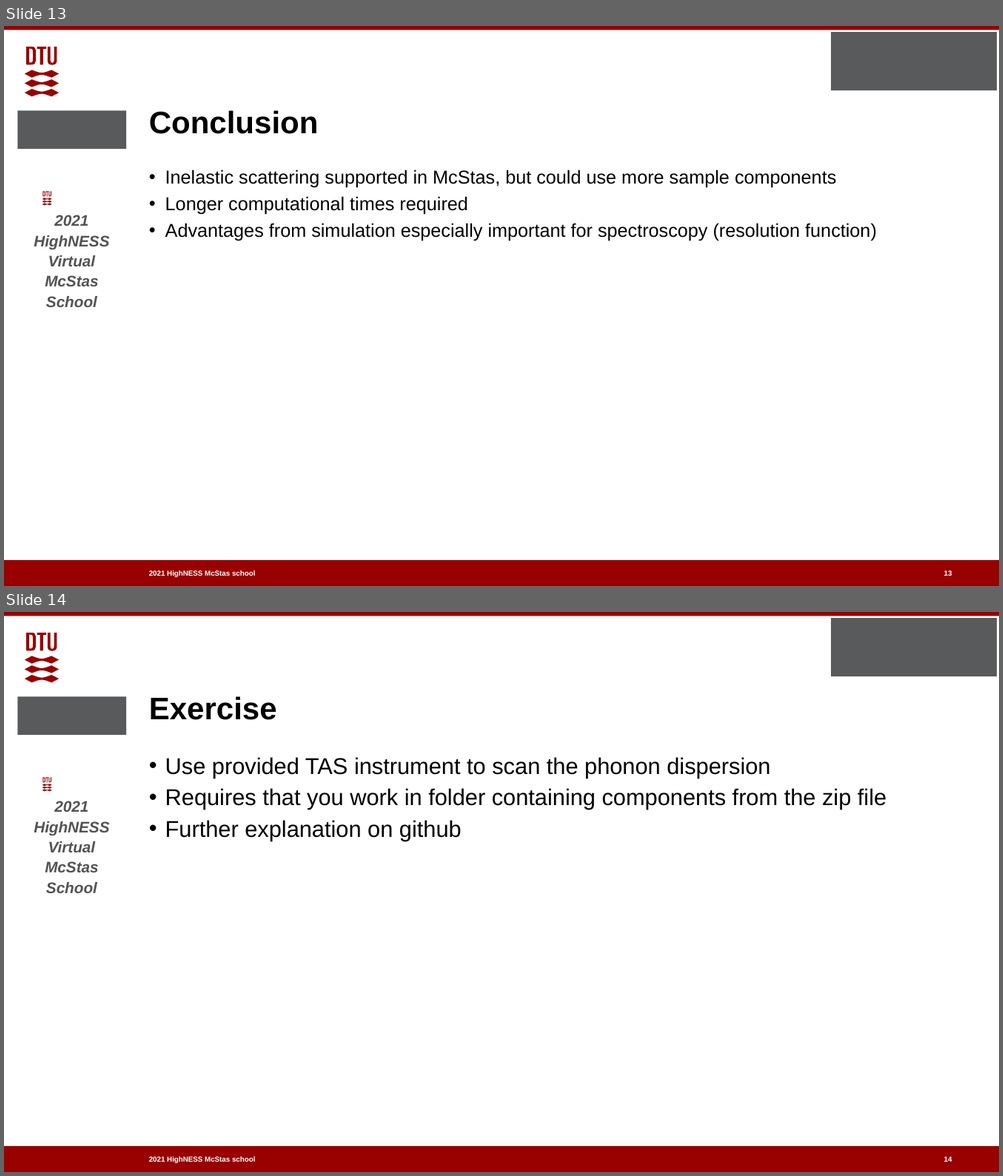
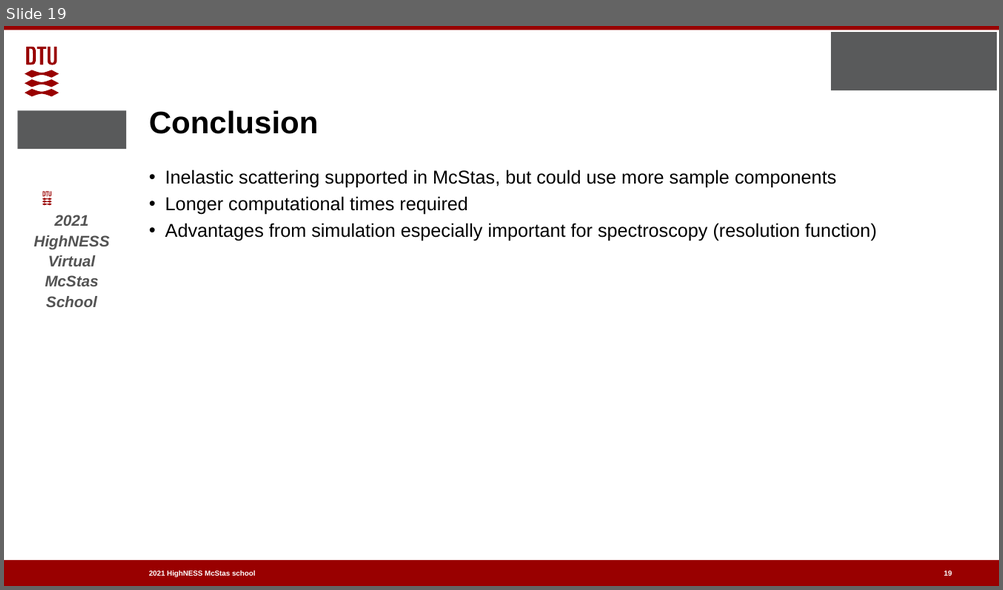
Before and after one commit to McStasMcXtrace/Schools, a slide deck: ESS_May_2021/Thursday_May_6th/2_Samples_II/More_samples.pptx. Shown one above the other, each under a label of ours: slides 13 and 14 before the commit, slide 19 after it. The pictures are 1003x1176 and 1003x590 pixels, drawn with LibreOffice and Linux fonts; fonts in the diff are those of the drawing; background and template pictures are left out. Boxes give left, top, right and bottom in pixels: in the first picture for what was removed or moved away, otherwise in the second. Text is boxed around its words. In the diff, an @@ line names an element or a change of style, - is before the commit and + after.

```diff
--- a/ESS_May_2021/Thursday_May_6th/2_Samples_II/More_samples.pptx
+++ b/ESS_May_2021/Thursday_May_6th/2_Samples_II/More_samples.pptx
@@ slide 14 removed at [4, 612, 999, 1172], background #FFFFFF; not listed: 8 template elements that a slide beside it also shows @@
@@ title removed at [149, 696, 277, 720] @@
-Exercise
@@ text removed at [165, 757, 886, 841] @@
-• Use provided TAS instrument to scan the phonon dispersion
-• Requires that you work in folder containing components from the zip file
-• Further explanation on github
@@ page number removed at [944, 1157, 952, 1162] @@
-14
@@ what was slide 13 is now slide 19 @@
```
Also in this commit, not shown: 3 slides changed, 6 slides added, 2 other files.
